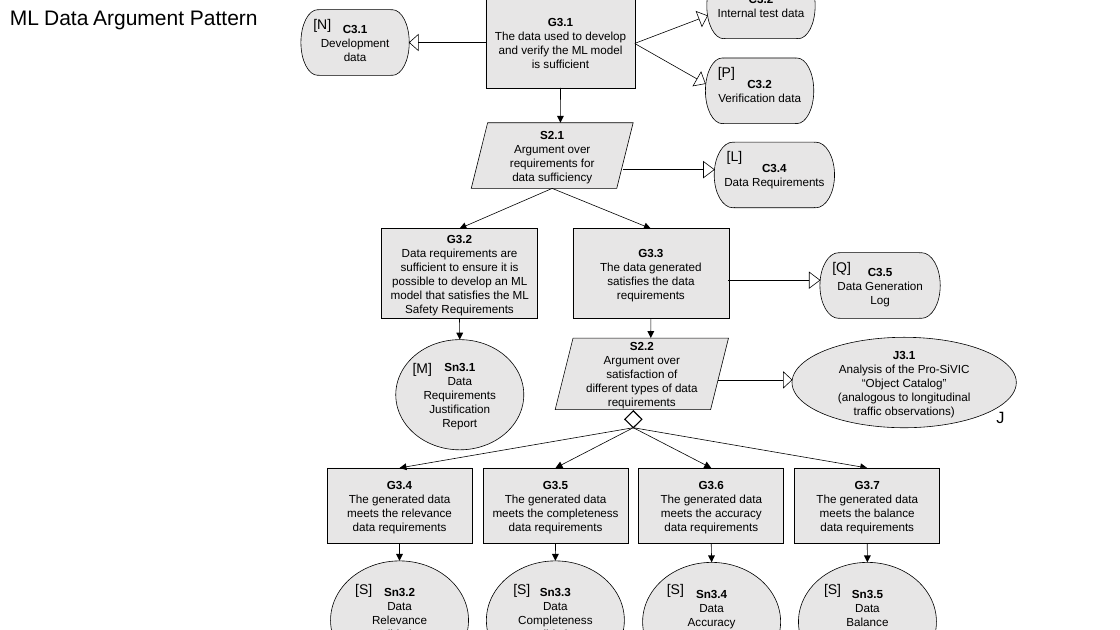
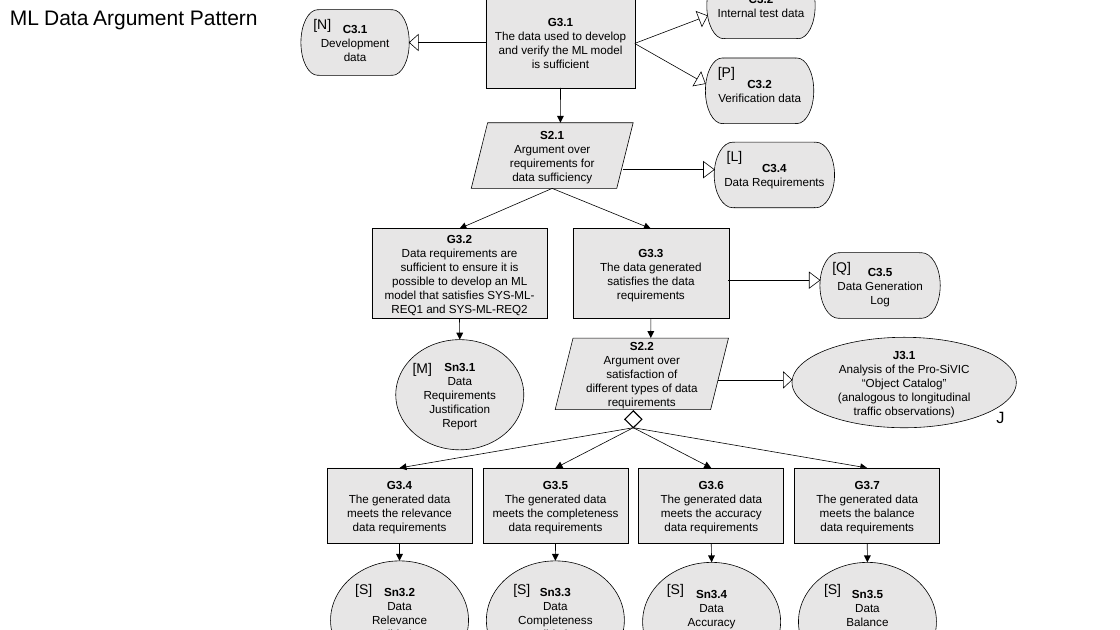
Before and after one commit to RI-SE/smirk, a slide deck: slide 5 of docs/figures/figures.pptx. Drawn at 1120x630 pixels with LibreOffice and Linux fonts; fonts in the diff are those of the drawing. Boxes give left, top, right and bottom in pixels: in the first picture for what was removed or moved away, otherwise in the second. Text is boxed around its words. In the diff, an @@ line names an element or a change of style, - is before the commit and + after.

```diff
--- a/docs/figures/figures.pptx
+++ b/docs/figures/figures.pptx
@@ rectangle "G3.2" resized from (x1=381, y1=229, x2=538, y2=318) to (x1=372, y1=229, x2=548, y2=318) @@
@@ text in rectangle at (x1=385, y1=248, x2=534, y2=315): text changed @@
-Data requirements are sufficient to ensure it is possible to develop an ML model that satisfies the ML Safety Requirements
+Data requirements are sufficient to ensure it is possible to develop an ML model that satisfies SYS-ML-REQ1 and SYS-ML-REQ2
```
Also in this commit, not shown: 4 other slides changed, 5 other files.
